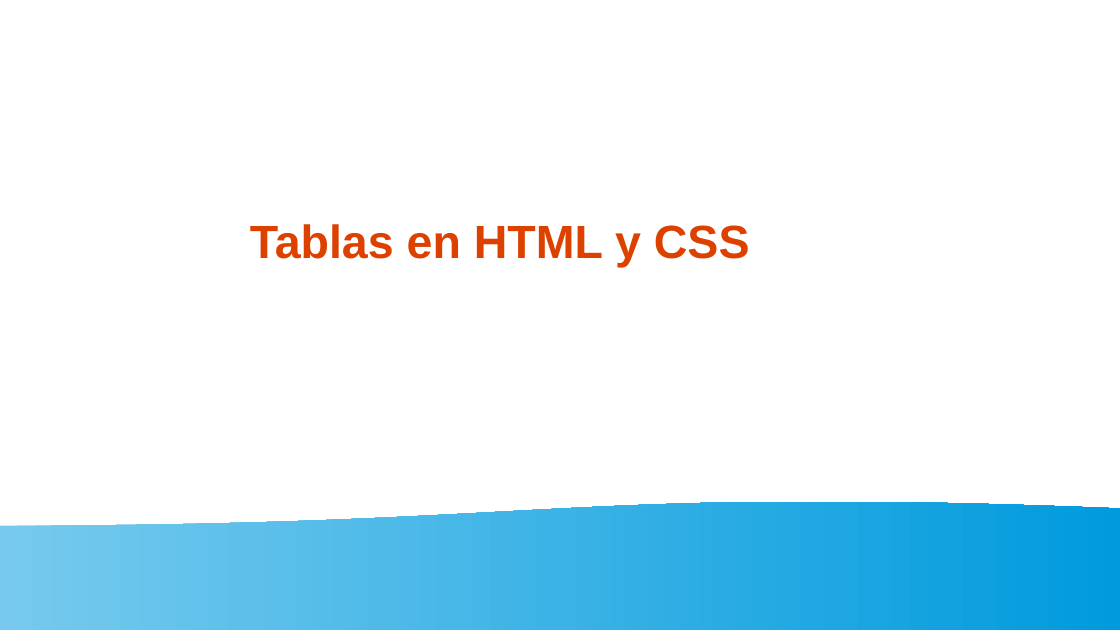
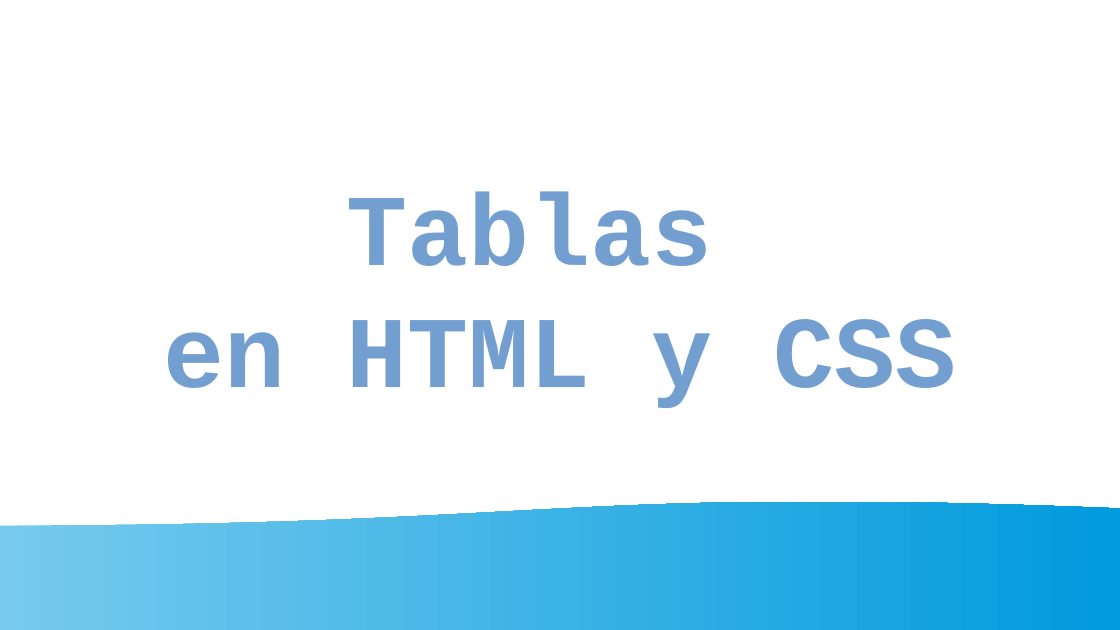
Before and after one commit to gaizkamg/HTML-CSS-Entregable, a slide deck: slide 1 of Presentacion/tablas.odp. Drawn at 1120x630 pixels with LibreOffice and Linux fonts; fonts in the diff are those of the drawing. Boxes give left, top, right and bottom in pixels: in the first picture for what was removed or moved away, otherwise in the second. Text is boxed around its words. In the diff, an @@ line names an element or a change of style, - is before the commit and + after.

Commit message:
Cambio presentacion tablas

```diff
--- a/Presentacion/tablas.odp
+++ b/Presentacion/tablas.odp
@@ title "Tablas en HTML y CSS": place and size @@
-title "Tablas en HTML y CSS" at (250, 224, 750, 267)
+title "Tablas en HTML y CSS" at (164, 192, 956, 408)
@@ title "Tablas en HTML y CSS" at (164, 192, 956, 408): size 33 to 72 pt, font Arial to Courier New, text colour #DD4100 to #729FCF @@
```
